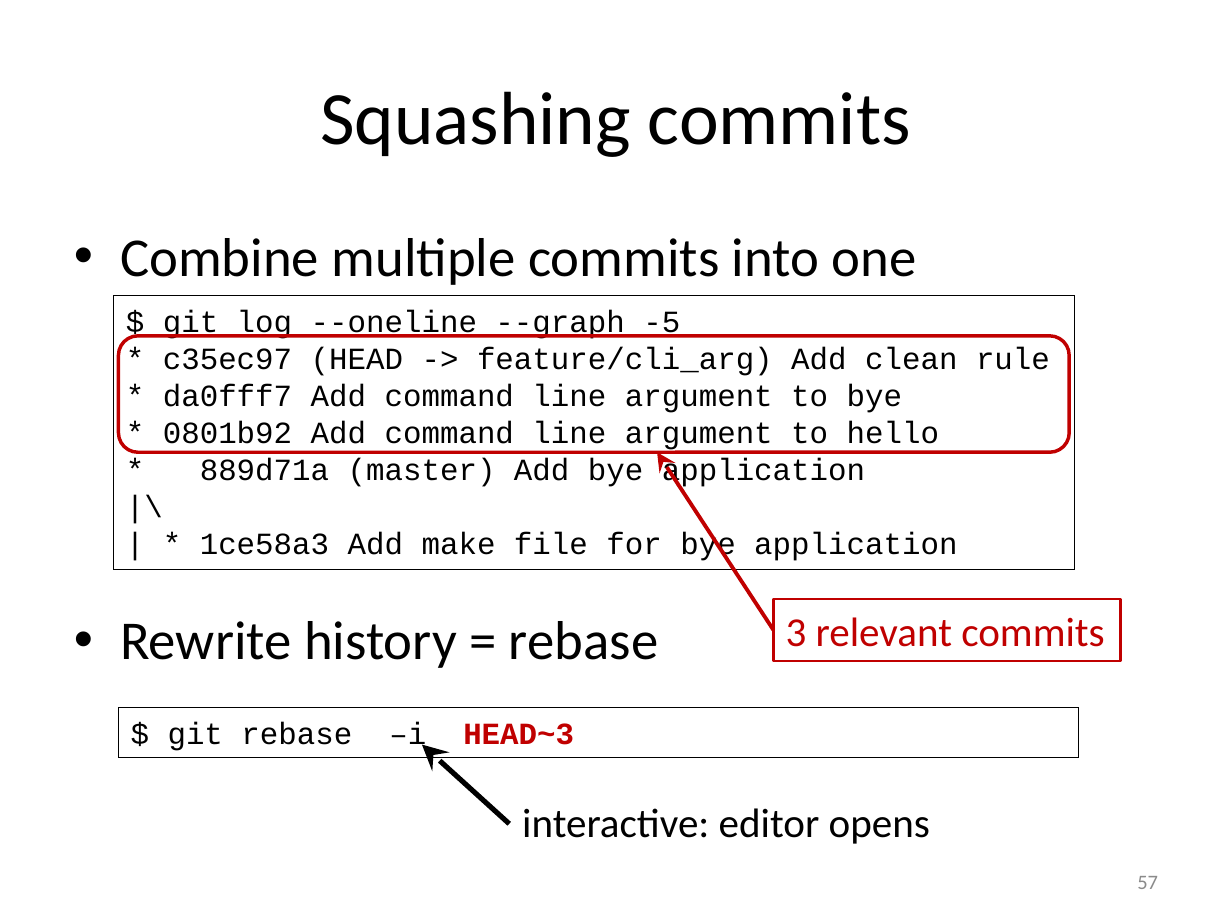
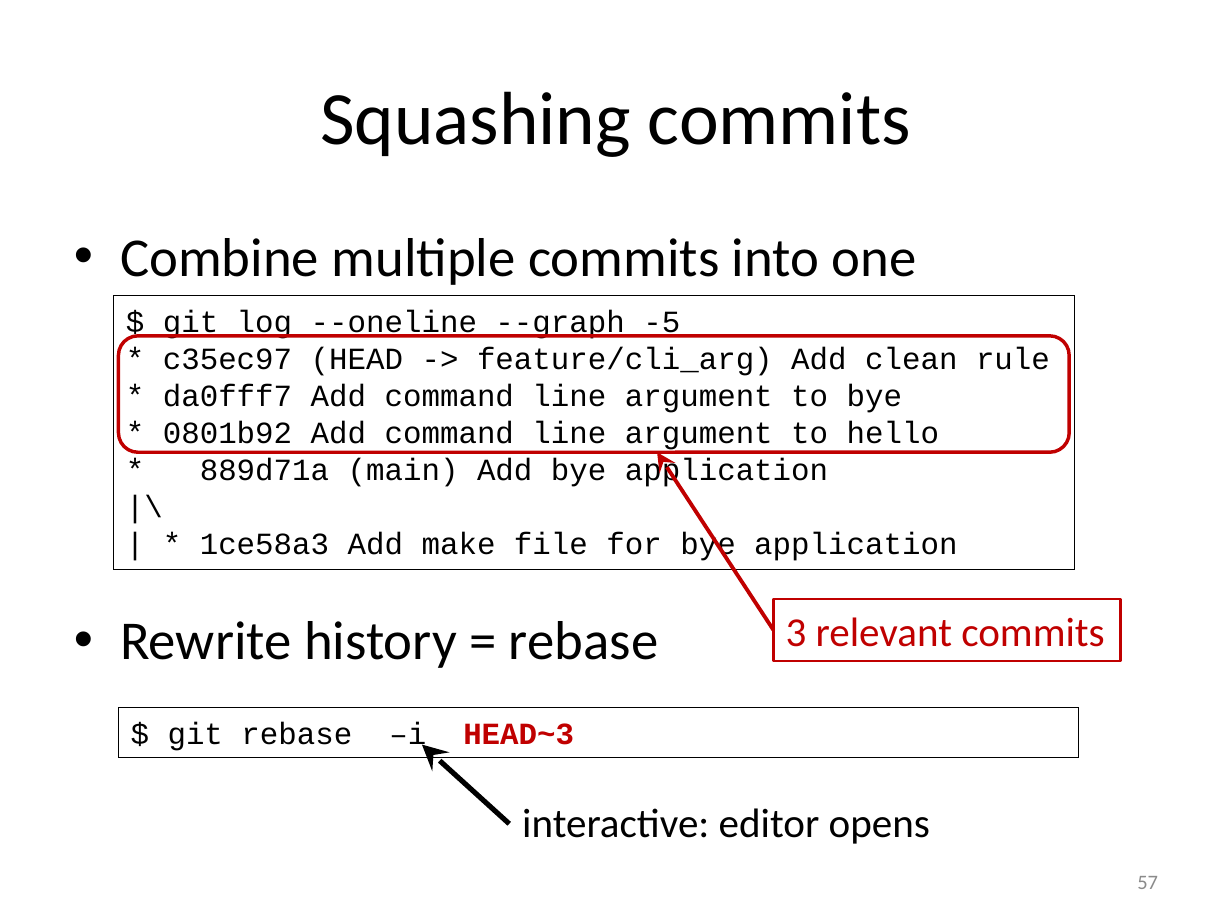
Before and after one commit to gjbex/Version-control-with-git, a slide deck: slide 57 of version_control_git.pptx. Drawn at 1232x924 pixels with LibreOffice and Linux fonts; fonts in the diff are those of the drawing. Boxes give left, top, right and bottom in pixels: in the first picture for what was removed or moved away, otherwise in the second. Text is boxed around its words. In the diff, an @@ line names an element or a change of style, - is before the commit and + after.

Commit message:
Change master to main branch
* Both Github and Gitlab now use `main` rather than `master` by default.

```diff
--- a/version_control_git.pptx
+++ b/version_control_git.pptx
@@ text in rectangle at (200,458,828,489): text changed @@
-* 889d71a (master) Add bye application
+* 889d71a (main) Add bye application
```
Also in this commit, not shown: 13 other slides changed.
